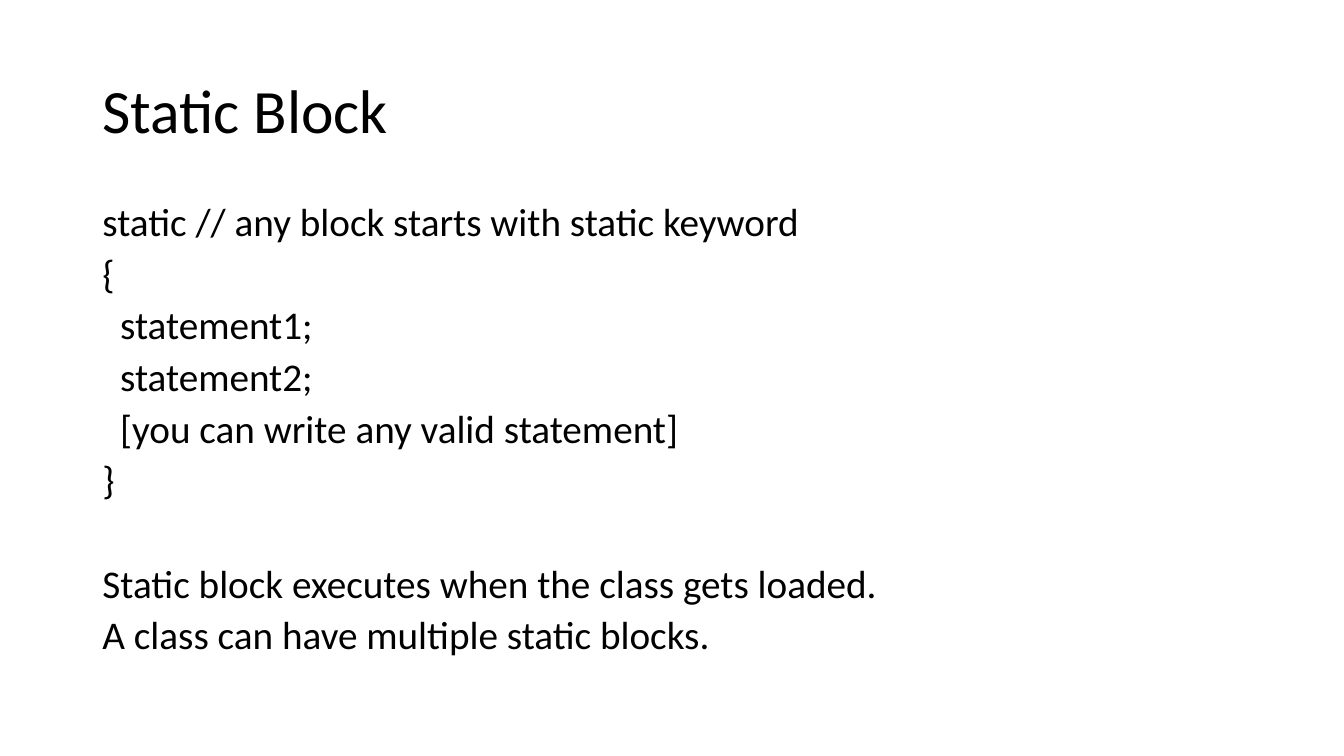
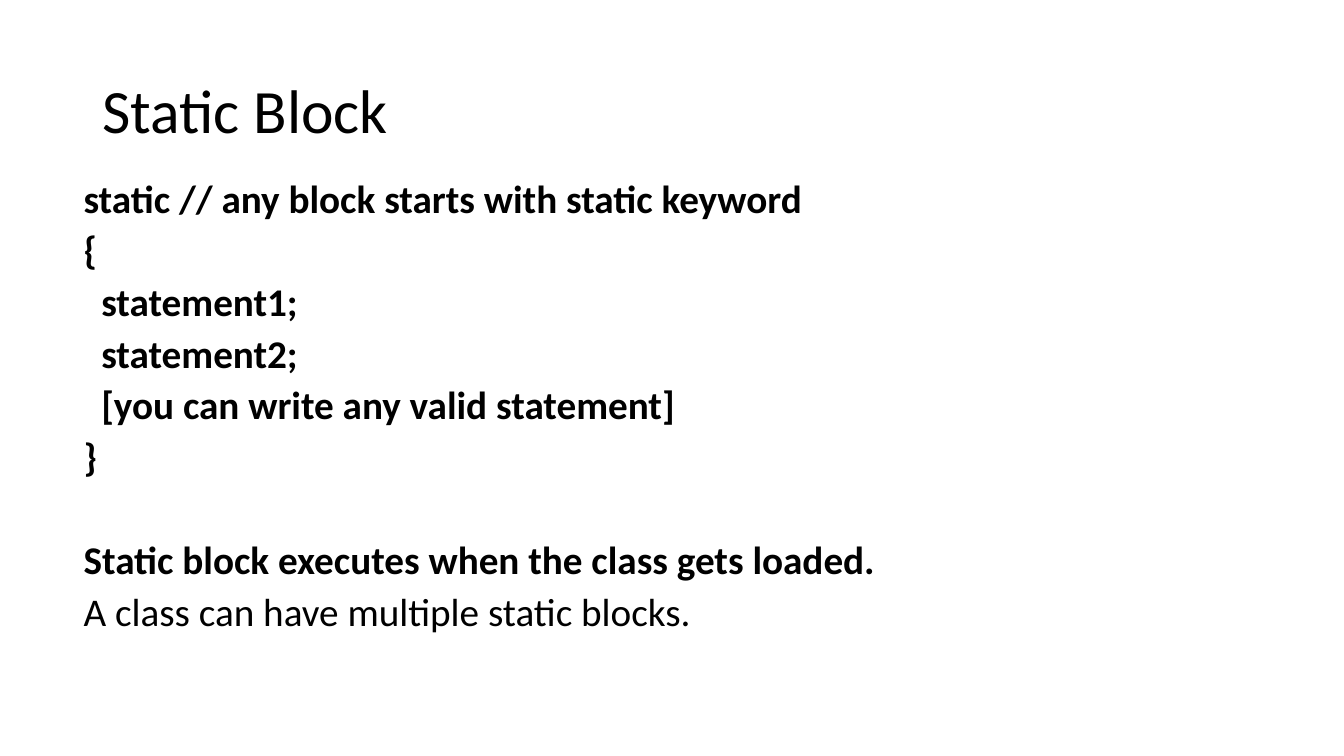
Before and after one commit to umaa-java-sept-2020/documents, a slide deck: slide 8 of statement-block-identifier.pptx. Drawn at 1344x756 pixels with LibreOffice and Linux fonts; fonts in the diff are those of the drawing. Boxes give left, top, right and bottom in pixels: in the first picture for what was removed or moved away, otherwise in the second. Text is boxed around its words. In the diff, an @@ line names an element or a change of style, - is before the commit and + after.

```diff
--- a/statement-block-identifier.pptx
+++ b/statement-block-identifier.pptx
@@ text "static // any block starts ...": place and size @@
-text "static // any block starts ..." at bbox=[102, 208, 877, 656]
+text "static // any block starts ..." at bbox=[84, 185, 875, 633]
@@ text at bbox=[84, 185, 875, 581]: bold on in "static // any block starts with static ...", "{", "statement1;", "statement2;" and 3 more places @@
```
Also in this commit, not shown: 4 other slides changed, 2 slides added.
